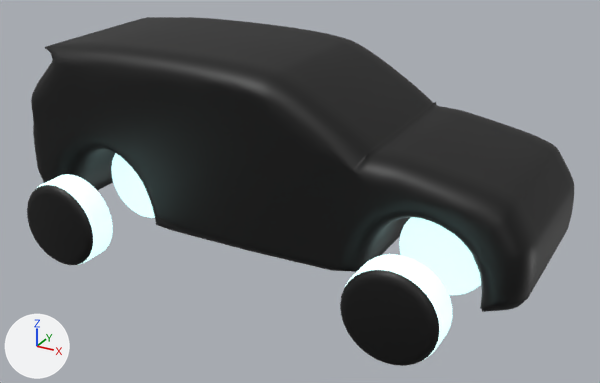
Before and after pictures for a commit that changed the FBX model Assets/carModel.fbx.
Both versions are drawn from a 50 mm camera at (2.84, -5.02, 2.26) aimed at (0.21, -0.24, -0.13). Every picture has the same lights, and +X, +Y and +Z are marked at lower left. Where no turn or scale is listed for an object, it has been applied to the vertices.

Names of what the first picture shows: 'Null', 'Null_1', 'Subdivision_Surface'.
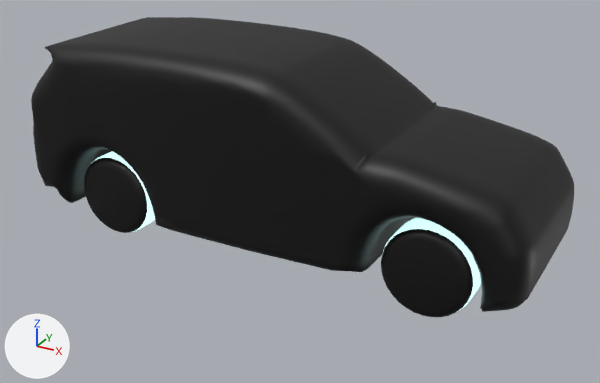
Pixel boxes [x1, y1, x2, y2] of what changed, in the pictures (600 x 383 px):
'Null', moved: before [340, 217, 481, 366]; after [381, 218, 481, 317]
'Null_1', moved: before [27, 153, 155, 265]; after [84, 151, 155, 233]

What the commit changed:
Object 'Null_1' (ob_null_1) moves from (-1.24, 0.6, -0.35) to (-1.24, 1.2, -0.35).
Object 'Null' (ob_null) moves from (1.302, 0.6, -0.35) to (1.302, 1.2, -0.35).
